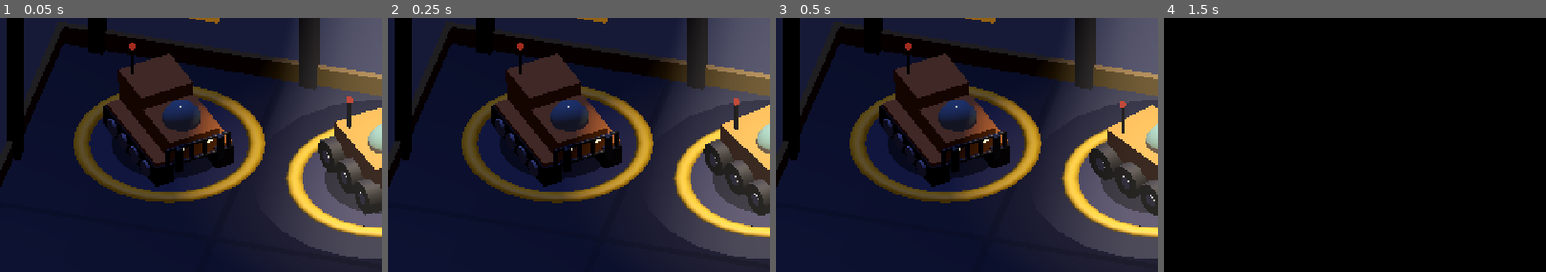
Above: before the commit, frames 1-4 (left to right).
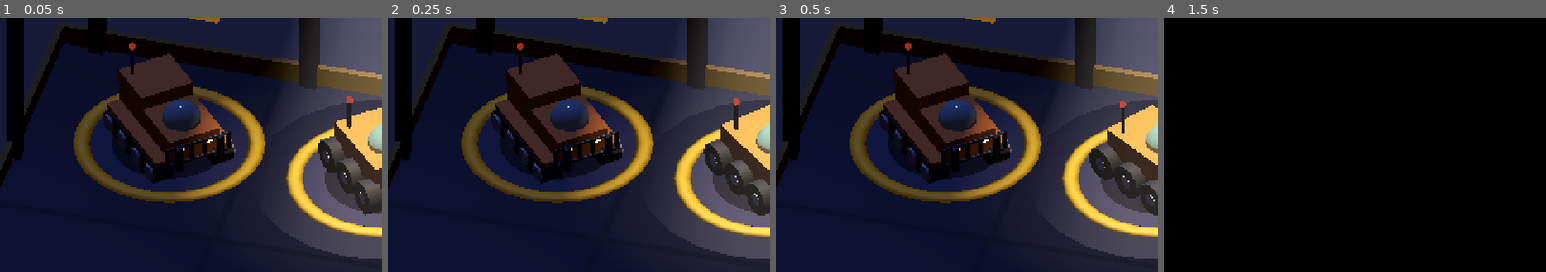
Above: after the commit, the same moments.

Repository: nogitjusthub/explorer
Game: Godot game, scene res://src/main/main.tscn
Two runs of this game, one before a commit and one after it. Both use one fixed random seed, a clock stepped at 60 frames per second and the inputs below.
Inputs (mouse positions are % of the whole screen's width and height, from its top left):
- Up to frame 1 (0.05 s): no input
- Up to frame 2 (0.25 s): no input
- Up to frame 3 (0.5 s): no input
- Up to frame 4 (1.5 s): click "ВЫСАДКА [F]" at 0.5 s; tap Enter (ui_accept) at 1.25 s; move the mouse to (72, 45) at 1.27 s; hold D (move_right) from 1.28 s (still down); tap Q (cam_left) at 1.35 s; click (72, 45) at 1.42 s
The pictures show only the part of the screen within x 0-50%, y 19-69%; the shares and areas given below are measured in that part.

The runs differ from the first frame. In frame 1, 0.7% of the frame differs, in the area x 27-62%, y 34-67%; in frame 2, 0.7%; in frame 3, 0.7%; in frame 4, nothing differs.

Commit message:
Танк: восьмигранные гусеницы, катки шире
Tracks are octagonal prisms in side view (corners cut at 45 degrees, new
_octagon/_side_prism helpers); road wheels are spread evenly with the outer
ones near the track ends.

Co-Authored-By: Claude Opus 5.5 (1M context) <noreply@anthropic.com>
Claude-Session: https://claude.ai/code/session_01GJC6bC9e6XpvUUnT5cavAj

Diff:
--- a/src/vehicle/vehicle_models.gd
+++ b/src/vehicle/vehicle_models.gd
@@ -96,9 +96,9 @@
 	var r := m.root
 	# Купол-кабина спереди — самая высокая точка, кузов сзади ниже купола: перед читается сразу.
 	for x in [-0.245, 0.245]:
-		_box(r, Vector3(0.15, 0.18, 0.84), Vector3(x, 0.09, 0.0), track)
+		_side_prism(r, _octagon(0.18, 0.84, 0.06), x, 0.15, track)   # гусеница: углы срезаны под 45°
 		var side := signf(x)
-		for z in [-0.27, -0.09, 0.09, 0.27]:
+		for z in [-0.33, -0.11, 0.11, 0.33]:          # катки равномерно, крайние — у концов гусеницы
 			_cyl(r, 0.065, 0.03, Vector3(x + side * 0.08, 0.085, z), wheel, Vector3(0, 0, PI * 0.5), 8)
 	_box(r, Vector3(0.62, 0.03, 0.8), Vector3(0, 0.195, 0.0), paint)       # полки над гусеницами
 	_box(r, Vector3(0.4, 0.19, 0.82), Vector3(0, 0.275, 0.0), paint)       # корпус
@@ -214,6 +214,23 @@
 			Vector2(half_w, z_back), Vector2(-half_w, z_back), Vector2(-half_w, z_front + d)])
 
 
+## Профиль сбоку (y, z) высотой h от земли и длиной len по центру, углы срезаны на c под 45°.
+static func _octagon(h: float, len: float, c: float) -> PackedVector2Array:
+	var l := len * 0.5
+	return PackedVector2Array([Vector2(c, -l), Vector2(h - c, -l), Vector2(h, -l + c), Vector2(h, l - c),
+			Vector2(h - c, l), Vector2(c, l), Vector2(0, l - c), Vector2(0, -l + c)])
+
+
+## Призма по профилю сбоку (y, z), шириной width по x вокруг x_center: та же _prism, повёрнутая так,
+## что её ось выдавливания смотрит вбок.
+static func _side_prism(parent: Node3D, profile: PackedVector2Array, x_center: float, width: float,
+		mat: Material) -> MeshInstance3D:
+	var mi := _prism(parent, profile, -width * 0.5, width, mat)
+	mi.rotation = Vector3(0, 0, PI * 0.5)     # локальные (x, y, z) → мировые (−y, x, z)
+	mi.position = Vector3(x_center, 0, 0)
+	return mi
+
+
 ## Призма: выпуклый контур poly (x, z), низ на y0, высота h. Грани плоские.
 static func _prism(parent: Node3D, poly: PackedVector2Array, y0: float, h: float, mat: Material) -> MeshInstance3D:
 	var st := SurfaceTool.new()
Not shown, changed: docs/GDD.md
